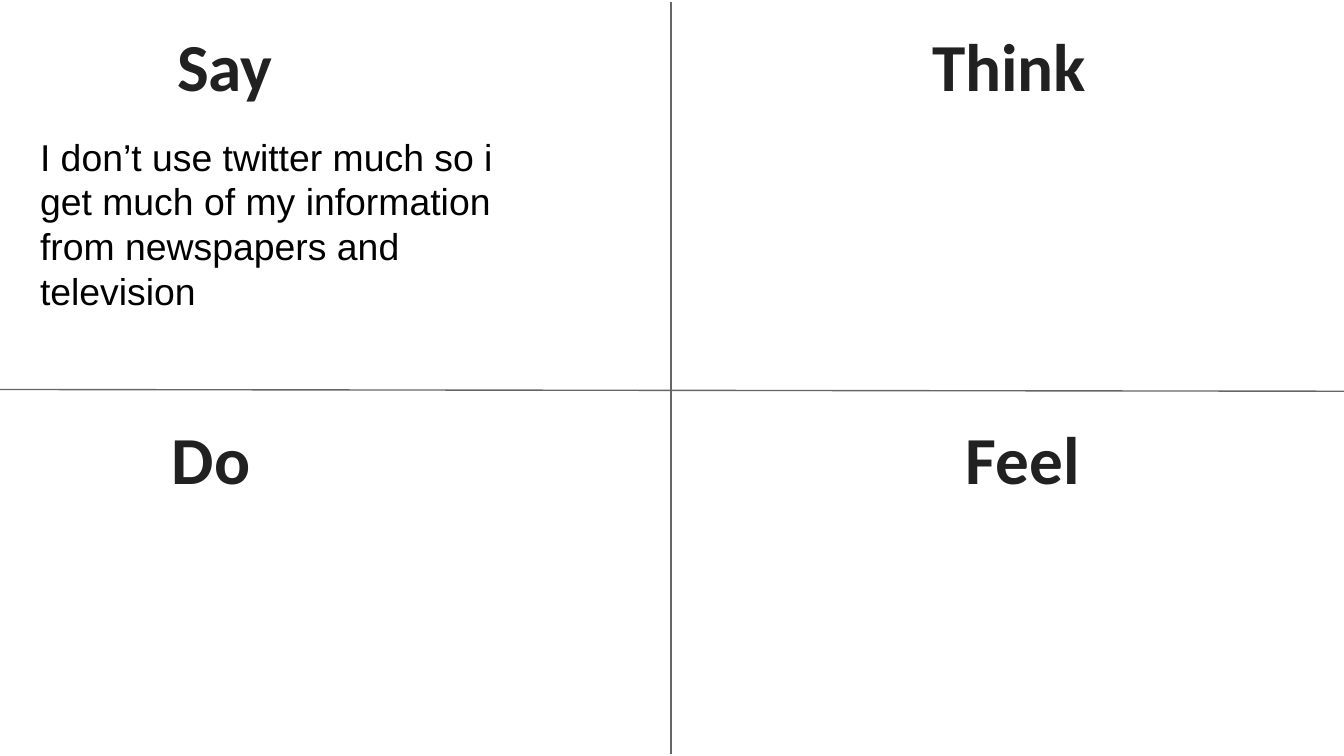
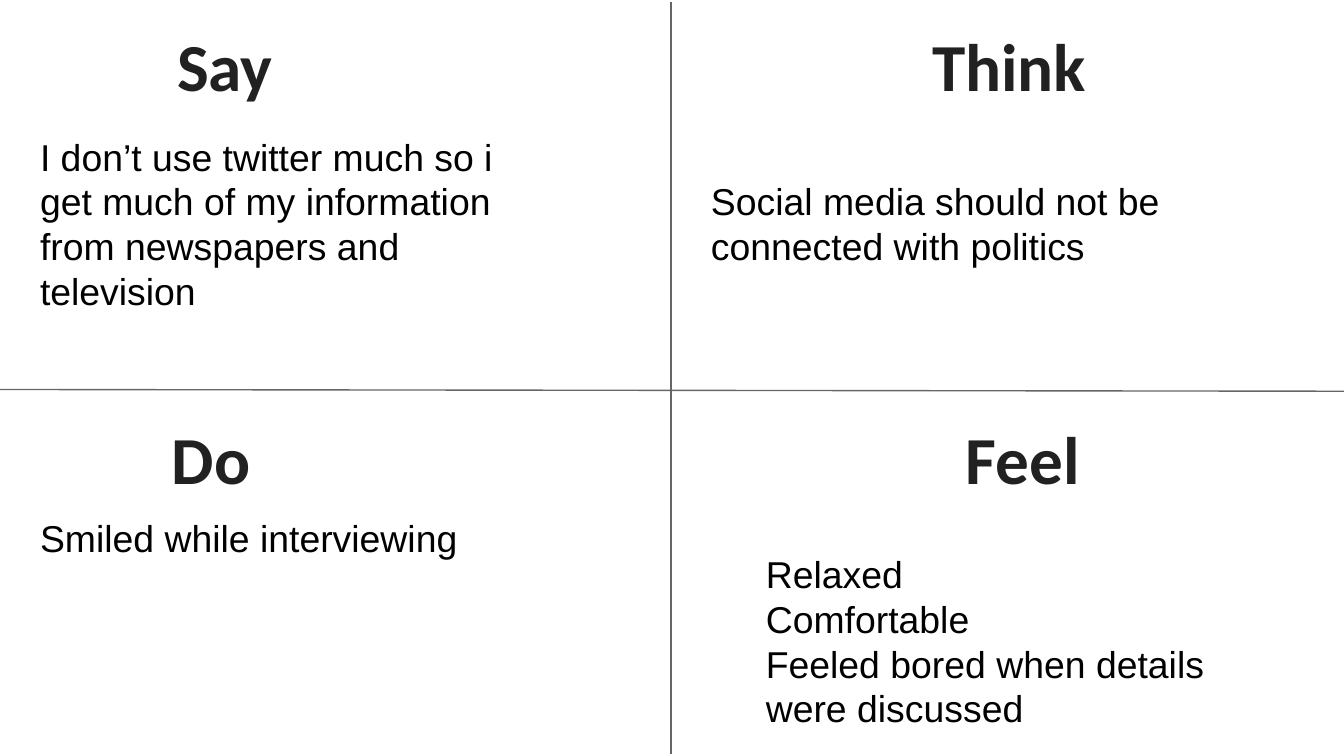
Before and after one commit to sarim-zafar/HCI-Project, a slide deck: slide 13 of docs/pj-task1/HCI.pptx. Drawn at 1344x756 pixels with LibreOffice and Linux fonts; fonts in the diff are those of the drawing. Boxes give left, top, right and bottom in pixels: in the first picture for what was removed or moved away, otherwise in the second. Text is boxed around its words. In the diff, an @@ line names an element or a change of style, - is before the commit and + after.

```diff
--- a/docs/pj-task1/HCI.pptx
+++ b/docs/pj-task1/HCI.pptx
@@ text added at (711,188,1160,268), 20 pt, text #000000 @@
+Social media should not be connected with politics
@@ text added at (40,525,457,560), 20 pt, text #000000 @@
+Smiled while interviewing
@@ text added at (766,561,1204,723), 20 pt, text #000000 @@
+Relaxed
+Comfortable
+Feeled bored when details were discussed
```
Also in this commit, not shown: 3 other slides changed, 2 slides added, 2 slides removed.
